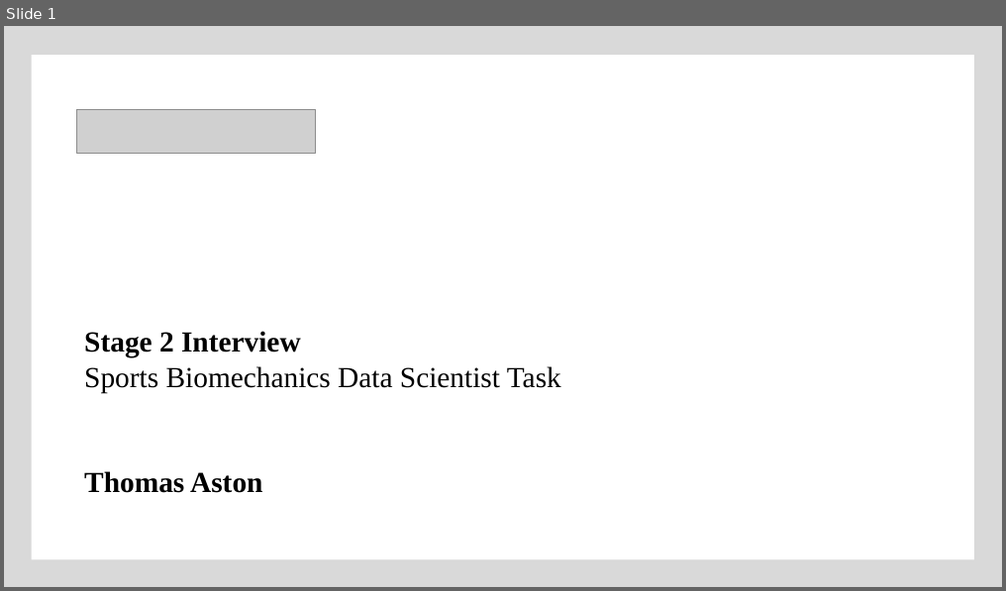
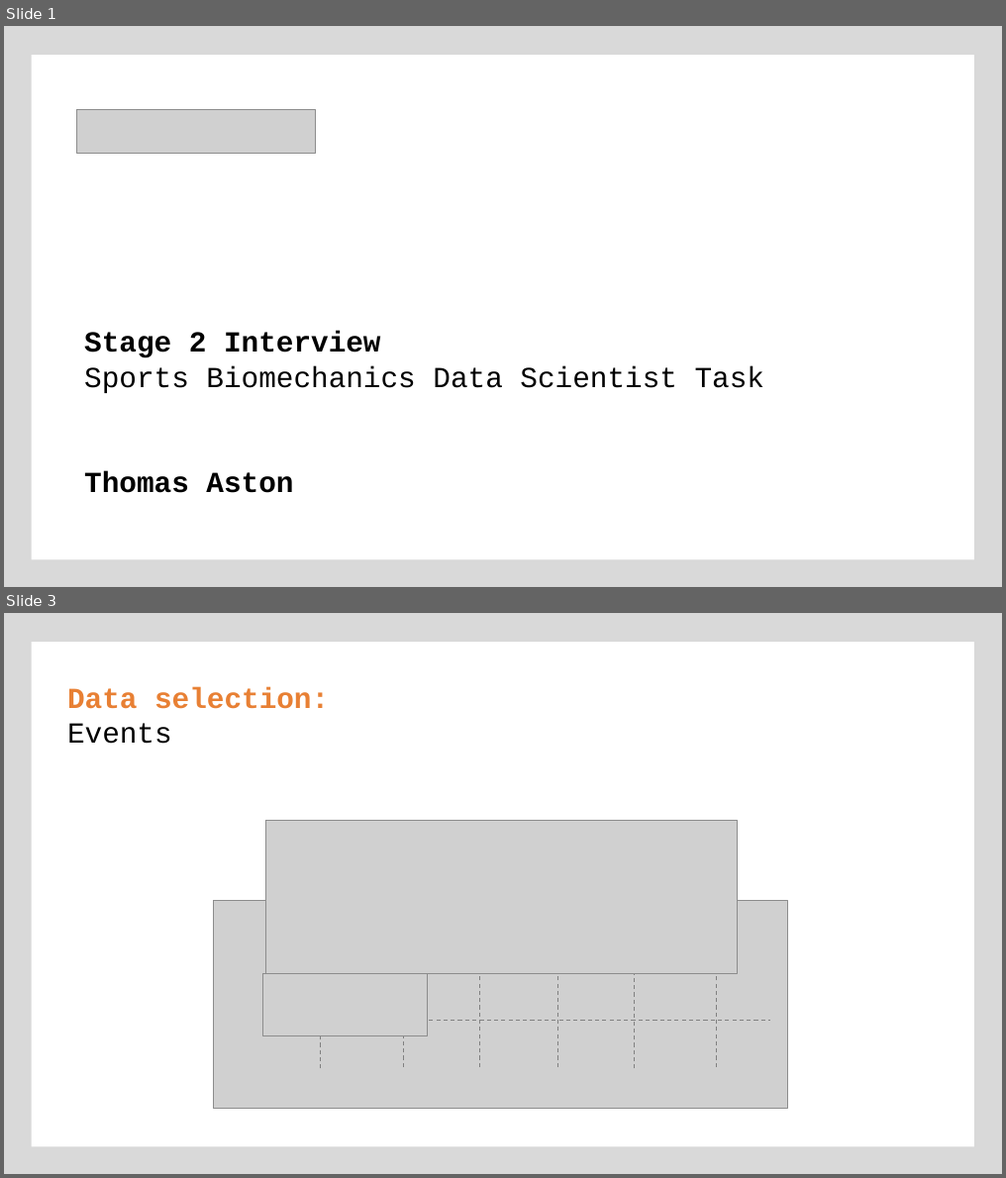
Before and after one commit to ThomasAston/movetru, a slide deck: presentation/slides.pptx. Shown one above the other, each under a label of ours: slide 1 before the commit, slides 1 and 3 after it; the slides between them are not shown. The pictures are 1006x591 and 1006x1178 pixels, drawn with LibreOffice and Linux fonts; fonts in the diff are those of the drawing; grey boxes stand for pictures. Boxes give left, top, right and bottom in pixels: in the first picture for what was removed or moved away, otherwise in the second. Text is boxed around its words. In the diff, an @@ line names an element or a change of style, - is before the commit and + after.

```diff
--- a/presentation/slides.pptx
+++ b/presentation/slides.pptx
@@ slide 3 added at box(4, 613, 1002, 1174), background #D9D9D9; not listed: 1 template element that a slide beside it also shows @@
@@ text added at box(67, 687, 329, 744), 28 pt, text #E88034, bold @@
+Data selection:
+Events
@@ picture added at box(266, 820, 738, 974) @@
@@ picture added at box(263, 974, 427, 1037) @@
@@ group added at box(195, 799, 811, 1132): 7 lines, 1 rectangle, 1 picture @@
@@ slide 1 changed as well @@
@@ text "Stage 2 Interview" at box(84, 331, 764, 493): font Times New Roman to Courier New @@
```
Also in this commit, not shown: 7 other slides added, 4 slides removed.
